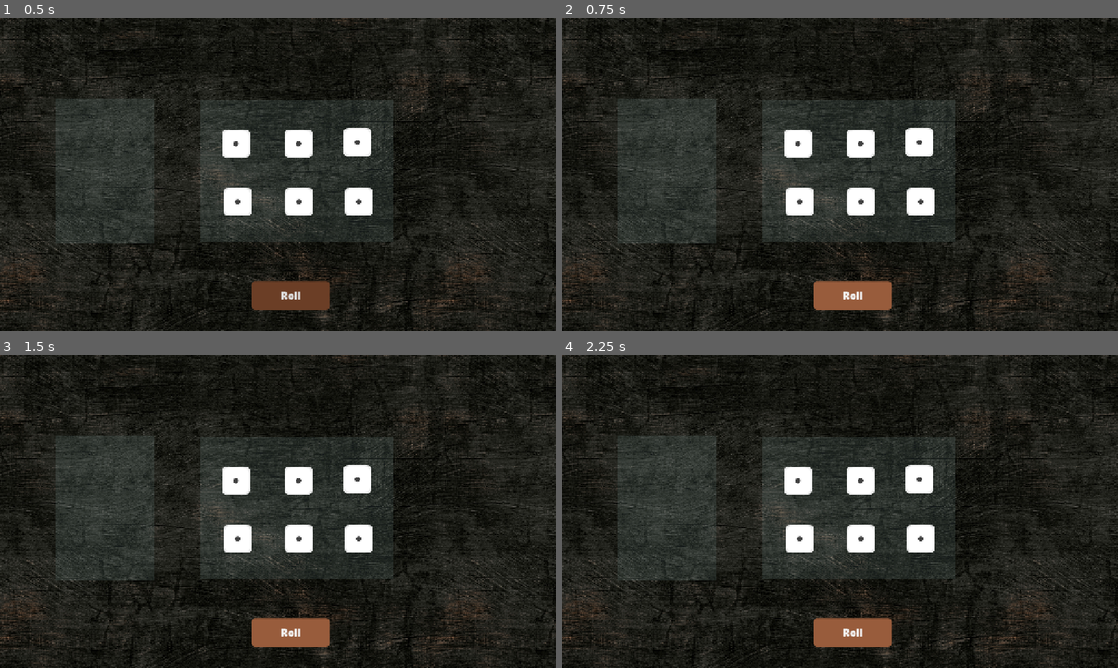
Above: before the commit, frames 1-4 (two rows, left to right).
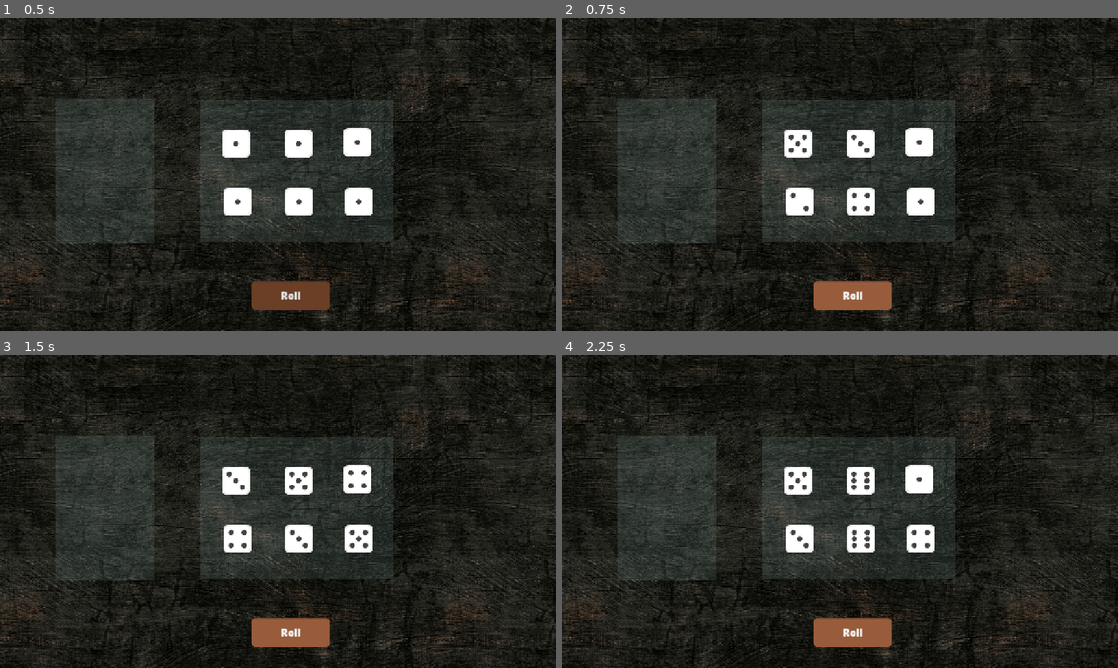
Above: after the commit, the same moments.

Repository: lngka/1-more-roll
Game: Godot game, scene res://scenes/main.tscn
Two runs of this game, one before a commit and one after it. Both use one fixed random seed, a clock stepped at 60 frames per second and the inputs below.
Inputs:
- Up to frame 1 (0.5 s): no input
- Up to frame 2 (0.75 s): click "Roll" at 0.5 s
- Up to frame 3 (1.5 s): click "Roll" at 1.25 s
- Up to frame 4 (2.25 s): click "Roll" at 2 s

Frame 1 is identical in both runs. In frame 2, 0.2% of the frame differs, in the area x 40-56%, y 37-62%; in frame 3, 0.3%; in frame 4, 0.4%, in the area x 40-67%, y 37-62%.

Commit message:
rollable

Diff:
--- /dev/null
+++ b/scenes/main.gd
@@ -0,0 +1,15 @@
+extends Node2D
+
+
+# Called when the node enters the scene tree for the first time.
+func _ready() -> void:
+	pass # Replace with function body.
+
+
+# Called every frame. 'delta' is the elapsed time since the previous frame.
+func _process(delta: float) -> void:
+	pass
+
+func _on_roll_button_pressed() -> void:
+	for die in $DiceGroup.get_children():
+		die.roll()
--- a/scenes/main.tscn
+++ b/scenes/main.tscn
@@ -1,6 +1,7 @@
 [gd_scene format=3 uid="uid://cn1kho6h46y60"]
 
 [ext_resource type="PackedScene" uid="uid://d3ro76dkkoklf" path="res://scenes/table.tscn" id="1_0wfyh"]
+[ext_resource type="Script" uid="uid://bq3hirhh6vk7u" path="res://scenes/main.gd" id="1_jyhfs"]
 [ext_resource type="PackedScene" uid="uid://ts7f1tx4tm22" path="res://scenes/dice.tscn" id="2_sugp2"]
 [ext_resource type="FontFile" uid="uid://b1xc87408hhkk" path="res://assets/fonts/LilitaOne-Regular.ttf" id="3_sugp2"]
 
@@ -10,6 +11,17 @@
 content_margin_right = 16.0
 content_margin_bottom = 16.0
 bg_color = Color(0.41960785, 0.24313726, 0.14901961, 1)
+corner_radius_top_left = 8
+corner_radius_top_right = 8
+corner_radius_bottom_right = 8
+corner_radius_bottom_left = 8
+
+[sub_resource type="StyleBoxFlat" id="StyleBoxFlat_sugp2"]
+content_margin_left = 16.0
+content_margin_top = 16.0
+content_margin_right = 16.0
+content_margin_bottom = 16.0
+bg_color = Color(0.35473865, 0.20175204, 0.12007349, 1)
 corner_radius_top_left = 8
 corner_radius_top_right = 8
 corner_radius_bottom_right = 8
@@ -26,18 +38,8 @@
 corner_radius_bottom_right = 8
 corner_radius_bottom_left = 8
 
-[sub_resource type="StyleBoxFlat" id="StyleBoxFlat_jyhfs"]
-content_margin_left = 16.0
-content_margin_top = 16.0
-content_margin_right = 16.0
-content_margin_bottom = 16.0
-bg_color = Color(0.30913374, 0.17287761, 0.10009047, 1)
-corner_radius_top_left = 8
-corner_radius_top_right = 8
-corner_radius_bottom_right = 8
-corner_radius_bottom_left = 8
-
 [node name="Main" type="Node2D" unique_id=1957642056]
+script = ExtResource("1_jyhfs")
 
 [node name="Table" parent="." unique_id=245988441 instance=ExtResource("1_0wfyh")]
 
@@ -72,6 +74,9 @@
 theme_override_fonts/font = ExtResource("3_sugp2")
 theme_override_font_sizes/font_size = 28
 theme_override_styles/normal = SubResource("StyleBoxFlat_n415v")
+theme_override_styles/normal_mirrored = SubResource("StyleBoxFlat_n415v")
+theme_override_styles/pressed = SubResource("StyleBoxFlat_sugp2")
 theme_override_styles/hover = SubResource("StyleBoxFlat_rc3jl")
-theme_override_styles/hover_pressed = SubResource("StyleBoxFlat_jyhfs")
 text = "Roll"
+
+[connection signal="pressed" from="CanvasLayer/RollButton" to="." method="_on_roll_button_pressed"]
Not shown, added: scenes/main.gd.uid
Not shown, changed: MEMORY.md
